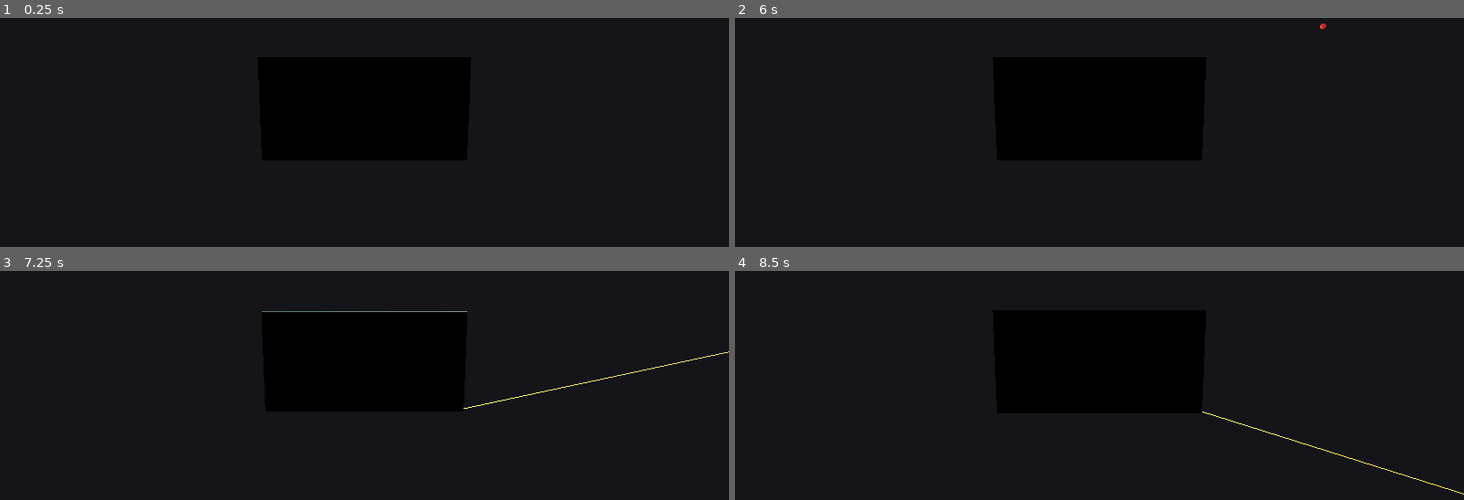
Above: before the commit, frames 1-4 (two rows, left to right).
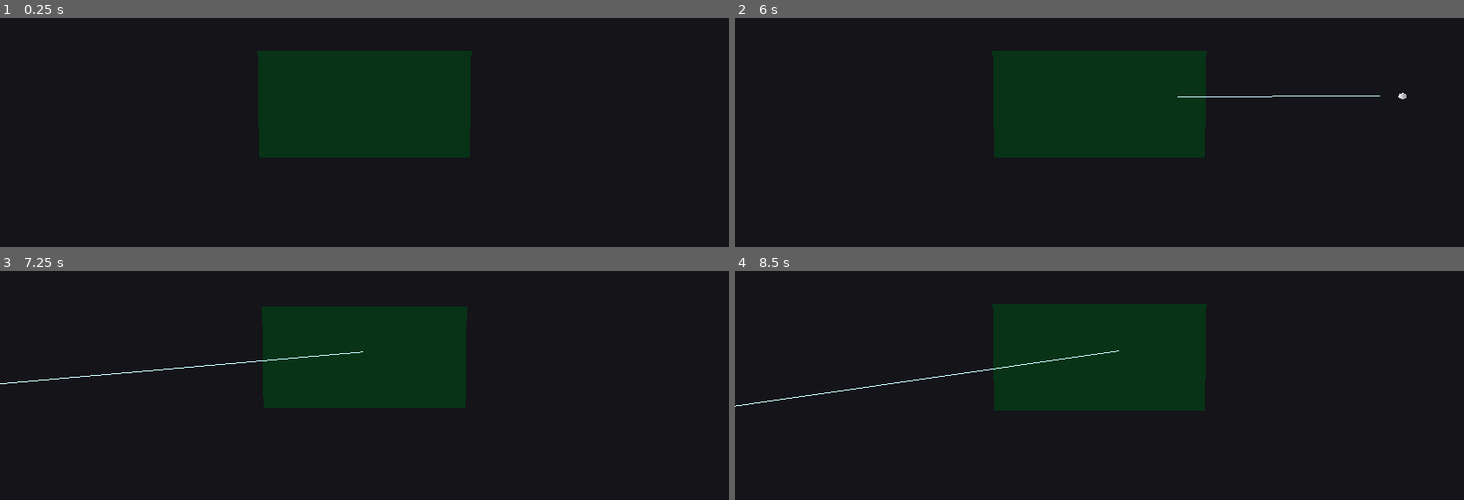
Above: after the commit, the same moments.

Repository: zhawei98213/pool8Ball
Game: Godot game, scene res://scenes/Main.tscn
The game is run twice, just before and just after one commit, with the same random seed, the same clock (stepped at 60 frames per second) and the same inputs.
Inputs (mouse positions are in pixels of both pictures, inside the frame that each line leads up to):
- Up to frame 1 (0.25 s): no input
- Up to frame 2 (6 s): tap Enter at 0.5 s; move the mouse to (1259, 82) at 0.52 s; hold B (place_mode) 0.53-1.25 s; click (1259, 82) at 0.67 s; tap R (reset_balls) every 0.75 s from 1.25 to 4.25 s; drag from (953, 121) to (1063, 182) at 1.27 s; move the mouse to (outside the picture) at 2.02 s; hold Mouse wheel down (zoom_out) 2.03-2.75 s; click (outside the picture) at 2.17 s; drag from (1063, 182) to (880, 40) at 2.77 s; move the mouse to (1318, 162) at 3.52 s; hold Mouse wheel up (zoom_in) 3.53-4.25 s; click (1318, 162) at 3.67 s; drag from (880, 40) to (outside the picture) at 4.27 s; move the mouse to (1135, 100) at 5.02 s; hold B (place_mode) 5.03-5.75 s; click (1135, 100) at 5.17 s; drag from (outside the picture) to (953, 121) at 5.77 s
- Up to frame 3 (7.25 s): move the mouse to (524, 335) at 6.52 s; hold Mouse wheel down (zoom_out) from 6.53 s (still down); click (524, 335) at 6.67 s
- Up to frame 4 (8.5 s): release Mouse wheel down (zoom_out) at 7.25 s; drag from (953, 374) to (1063, 435) at 7.27 s; move the mouse to (outside the picture) at 8.02 s; hold Mouse wheel up (zoom_in) from 8.03 s (still down); click (outside the picture) at 8.17 s

The runs differ from the first frame. In frame 1, 14% of the frame differs, in the area x 35-65%, y 14-63%; in frame 2, 14%; in frame 3, 13%; in frame 4, 14%, in the area x 0-100%, y 14-98%.

Commit message:
Adjust camera to near top-down and brighten table

Diff:
--- a/scenes/Main.tscn
+++ b/scenes/Main.tscn
@@ -20,6 +20,8 @@
 
 [sub_resource type="StandardMaterial3D" id="5"]
 albedo_color = Color(0.08, 0.35, 0.16, 1.0)
+emission_enabled = true
+emission = Color(0.05, 0.2, 0.1, 1.0)
 
 [sub_resource type="SphereMesh" id="6"]
 radius = 0.028575
@@ -69,12 +71,12 @@
 
 
 [node name="CameraRig" type="Node3D" parent="."]
-position = Vector3(0, 0.6, 0)
+position = Vector3(0, 0.9, 0)
 script = ExtResource("1")
 
 [node name="Camera3D" type="Camera3D" parent="CameraRig"]
 current = true
-fov = 60.0
+fov = 70.0
 
 [node name="Table" type="StaticBody3D" parent="."]
 position = Vector3(0, -0.05, 0)
--- a/scripts/CameraOrbit.gd
+++ b/scripts/CameraOrbit.gd
@@ -1,15 +1,15 @@
 extends Node3D
 
-@export var distance := 5.0
-@export var min_distance := 2.5
-@export var max_distance := 9.0
+@export var distance := 4.5
+@export var min_distance := 2.0
+@export var max_distance := 8.0
 @export var yaw_speed := 0.01
 @export var pitch_speed := 0.01
 @export var min_pitch := deg_to_rad(-10.0)
 @export var max_pitch := deg_to_rad(60.0)
 
 var _yaw := 0.0
-var _pitch := deg_to_rad(82.0)
+var _pitch := deg_to_rad(88.0)
 var _orbiting := false
 
 @onready var _camera: Camera3D = $Camera3D
